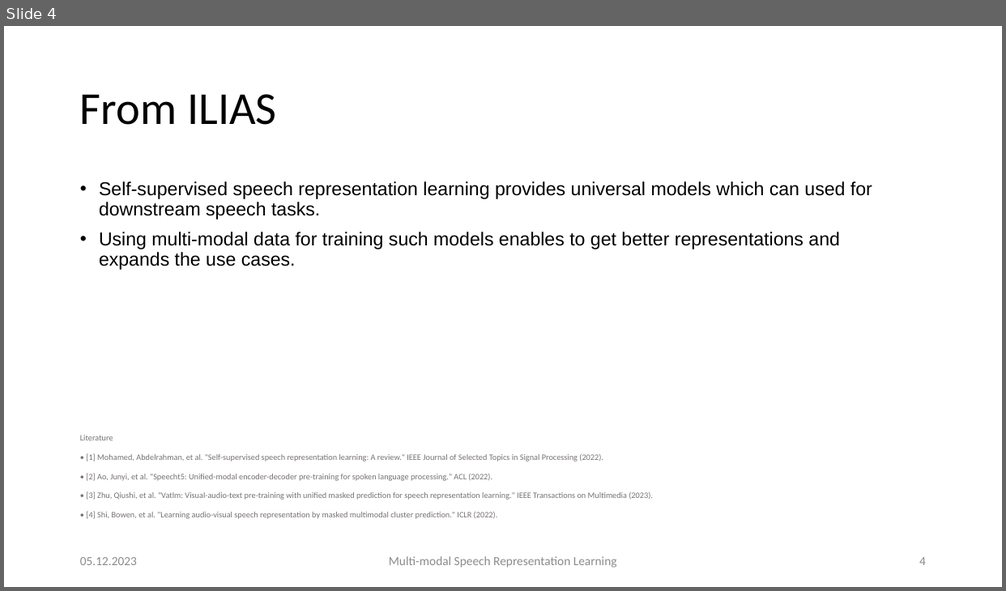
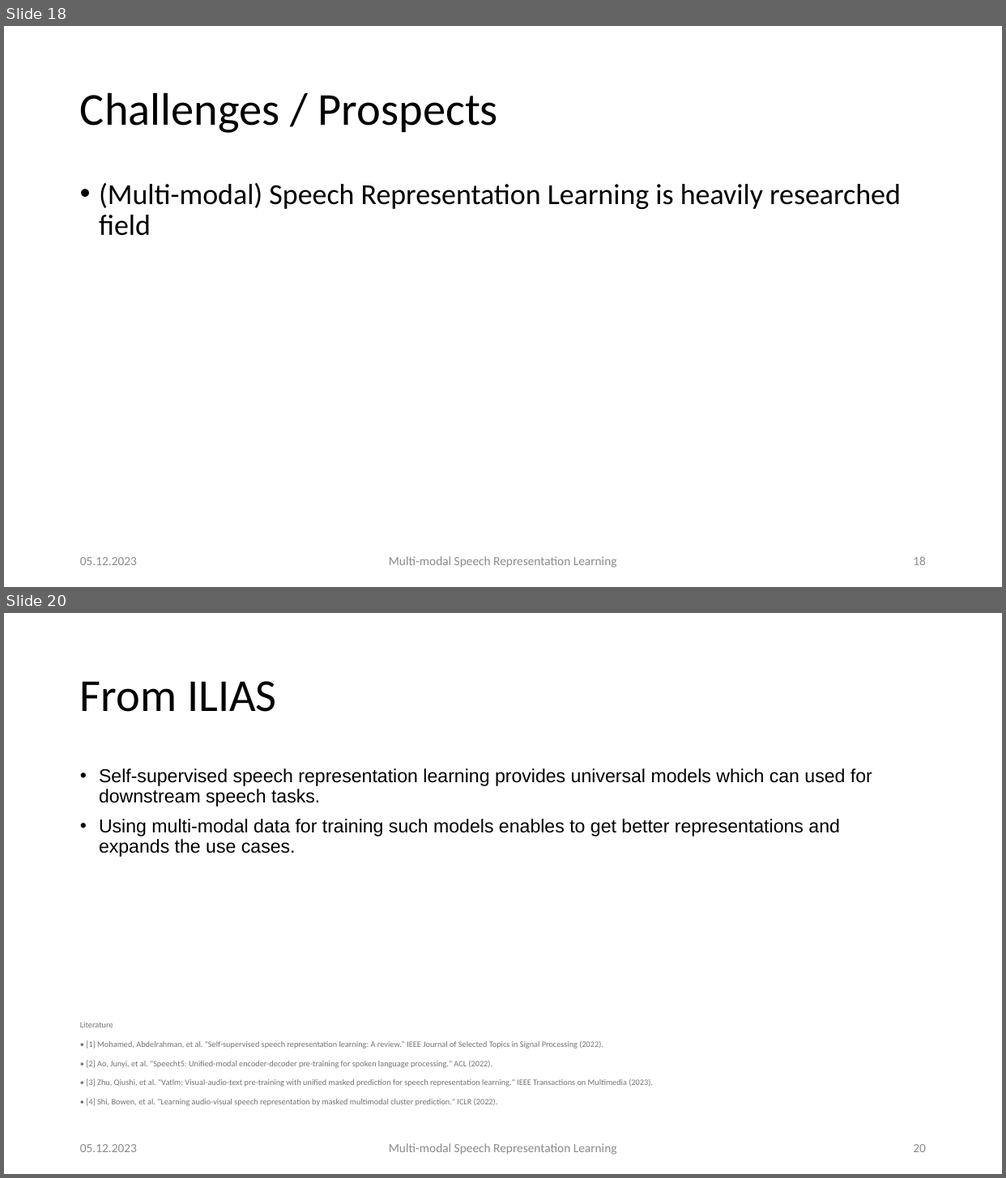
Before and after one commit to carlos-schmidt/nn-seminar, a slide deck: presentation.pptx. Shown one above the other, each under a label of ours: slide 4 before the commit, slides 18 and 20 after it; the slides between them are not shown. The pictures are 1006x591 and 1006x1178 pixels, drawn with LibreOffice and Linux fonts; fonts in the diff are those of the drawing. Boxes give left, top, right and bottom in pixels: in the first picture for what was removed or moved away, otherwise in the second. Text is boxed around its words. In the diff, an @@ line names an element or a change of style, - is before the commit and + after.

```diff
--- a/presentation.pptx
+++ b/presentation.pptx
@@ slide 18 added at box(4, 26, 1002, 587), background #FFFFFF @@
@@ title added at box(80, 92, 498, 133), 44 pt, text #000000 @@
+Challenges / Prospects
@@ text added at box(99, 183, 901, 236), 28 pt, text #000000 @@
+• (Multi-modal) Speech Representation Learning is heavily researched field
@@ text added at box(80, 557, 137, 565), 12 pt, text #8C8C8C @@
+05.12.2023
@@ text added at box(389, 557, 617, 568), 12 pt, text #8C8C8C @@
+Multi-modal Speech Representation Learning
@@ page number added at box(913, 557, 926, 565), 12 pt, text #8C8C8C @@
+18
@@ what was slide 4 is now slide 20 @@
@@ page number at box(913, 1144, 926, 1152): text changed @@
-4
+20
```
Also in this commit, not shown: 2 slides changed, 15 other slides added, 7 other files.
